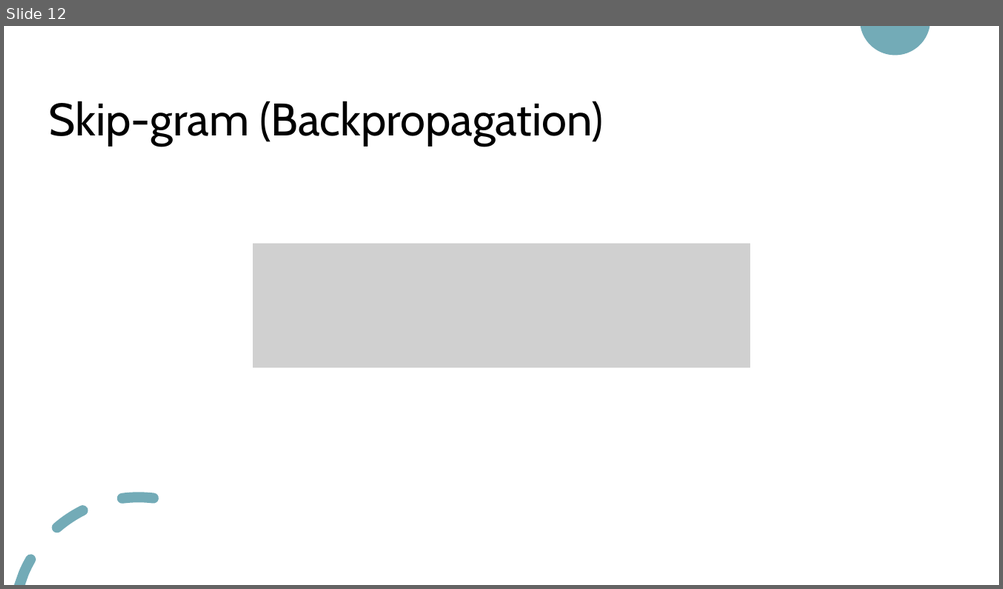
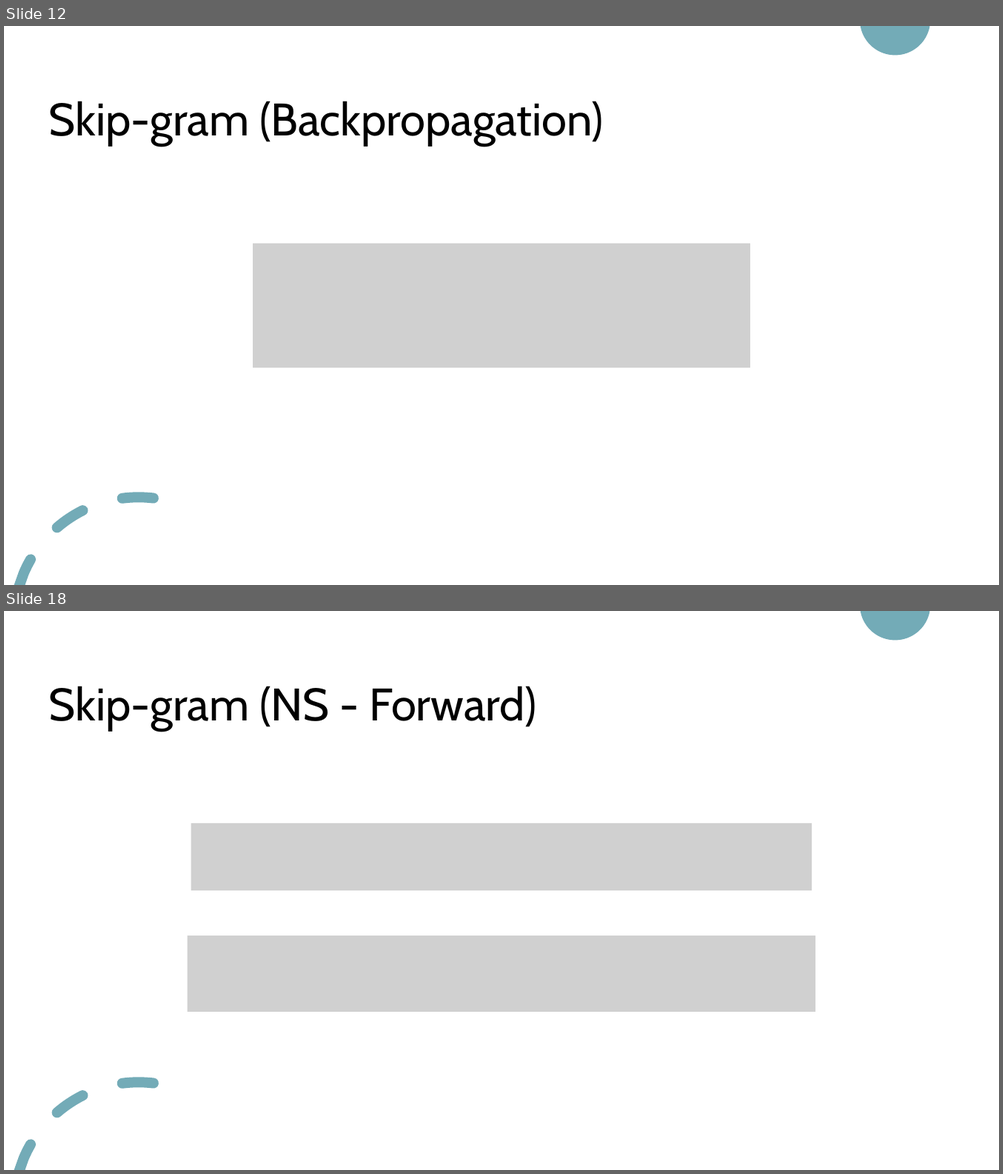
Before and after one commit to nguyenduyhanlam/NLP_Mid, a slide deck: Word representation.pptx. Shown one above the other, each under a label of ours: slide 12 before the commit, slides 12 and 18 after it; the slides between them are not shown. The pictures are 1003x589 and 1003x1174 pixels, drawn with LibreOffice and Linux fonts; fonts in the diff are those of the drawing; grey boxes stand for pictures. Boxes give left, top, right and bottom in pixels: in the first picture for what was removed or moved away, otherwise in the second. Text is boxed around its words. In the diff, an @@ line names an element or a change of style, - is before the commit and + after.

```diff
--- a/Word representation.pptx
+++ b/Word representation.pptx
@@ slide 18 added at (x1=4, y1=611, x2=999, y2=1170), background #FFFFFF; not listed: 2 template elements that a slide beside it also shows @@
@@ title added at (x1=49, y1=686, x2=537, y2=731), 44 pt, text #000000 @@
+Skip-gram (NS - Forward)
@@ picture added at (x1=191, y1=823, x2=812, y2=891) @@
@@ picture added at (x1=188, y1=936, x2=816, y2=1011) @@
```
Also in this commit, not shown: 1 slide changed, 27 other slides added.
